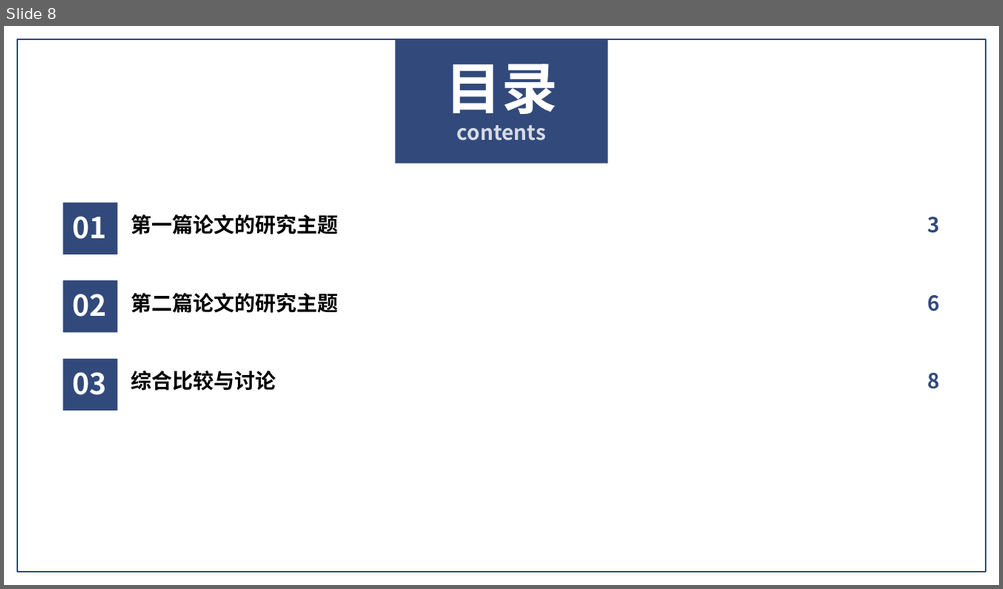
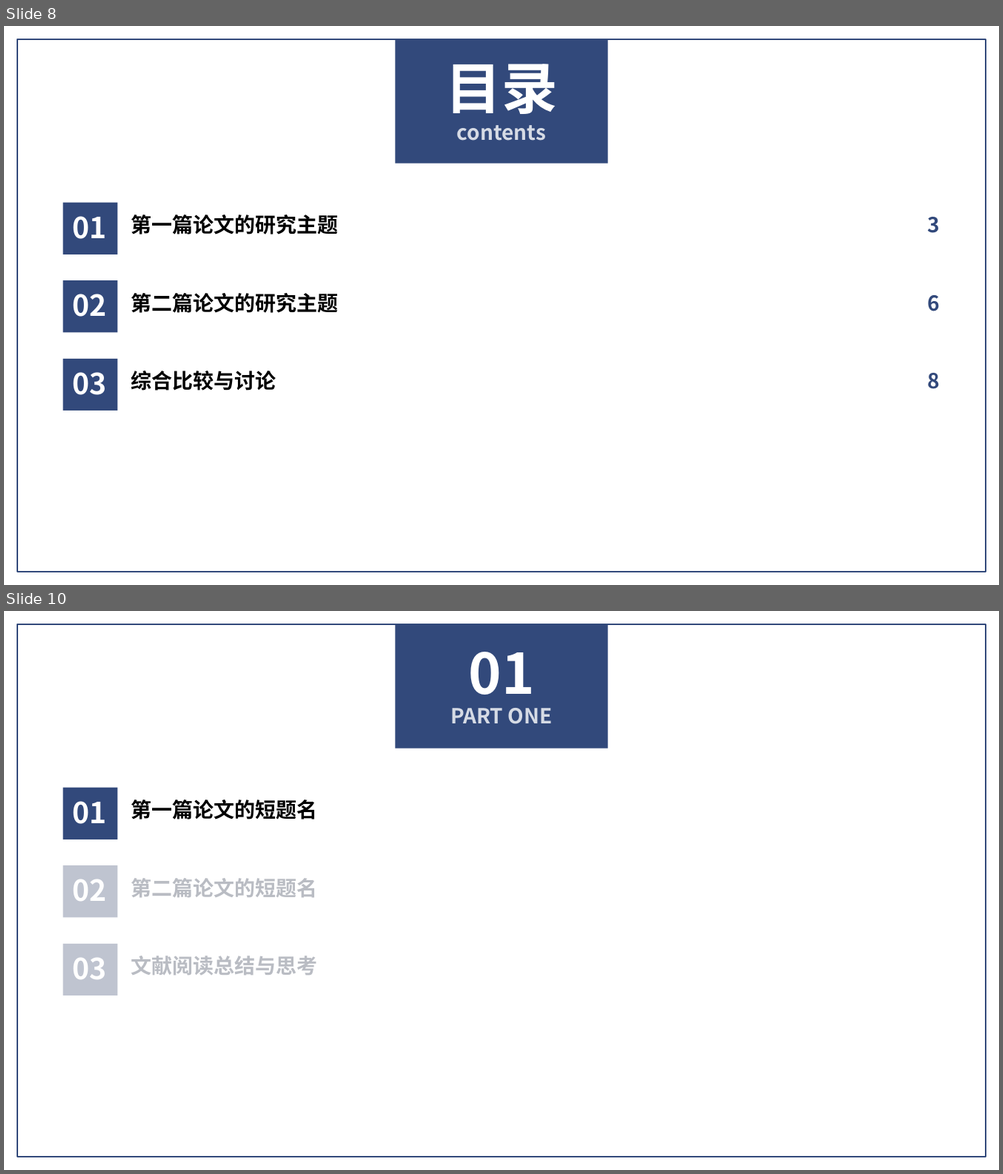
Before and after one commit to SciToolsmith/journal-club-ppt, a slide deck: assets/k105-blue/starter.pptx. Shown one above the other, each under a label of ours: slide 8 before the commit, slides 8 and 10 after it; the slides between them are not shown. The pictures are 1003x589 and 1003x1174 pixels, drawn with LibreOffice and Linux fonts; fonts in the diff are those of the drawing. Boxes give left, top, right and bottom in pixels: in the first picture for what was removed or moved away, otherwise in the second. Text is boxed around its words. In the diff, an @@ line names an element or a change of style, - is before the commit and + after.

```diff
--- a/assets/k105-blue/starter.pptx
+++ b/assets/k105-blue/starter.pptx
@@ slide 10 added at (4,611,999,1170), background #FFFFFF @@
@@ rectangle added at (17,624,986,1158), outline #32497B 1.5 pt @@
@@ rectangle added at (395,624,608,749), fill #32497B @@
@@ text added at (468,652,534,695), 54 pt, text #FFFFFF, bold @@
+01
@@ text added at (450,708,552,724), 20 pt, text #D6DBE5, bold @@
+PART ONE
@@ rectangle added at (63,788,117,840), fill #32497B @@
@@ text added at (73,801,107,824), 28 pt, text #FFFFFF, bold @@
+01
@@ text added at (131,800,318,820), 20 pt, text #000000, bold @@
+第一篇论文的短题名
@@ rectangle added at (63,866,117,917), fill #BFC4D0 @@
@@ text added at (73,880,107,901), 28 pt, text #FFFFFF, bold @@
+02
@@ text added at (131,878,318,897), 20 pt, text #B9BCC3, bold @@
+第二篇论文的短题名
@@ rectangle added at (63,944,117,996), fill #BFC4D0 @@
@@ text added at (73,958,107,980), 28 pt, text #FFFFFF, bold @@
+03
@@ text added at (131,956,318,975), 20 pt, text #B9BCC3, bold @@
+文献阅读总结与思考
```
Also in this commit, not shown: 1 slide changed, 2 other slides added, 1 slide removed, 30 other files.
